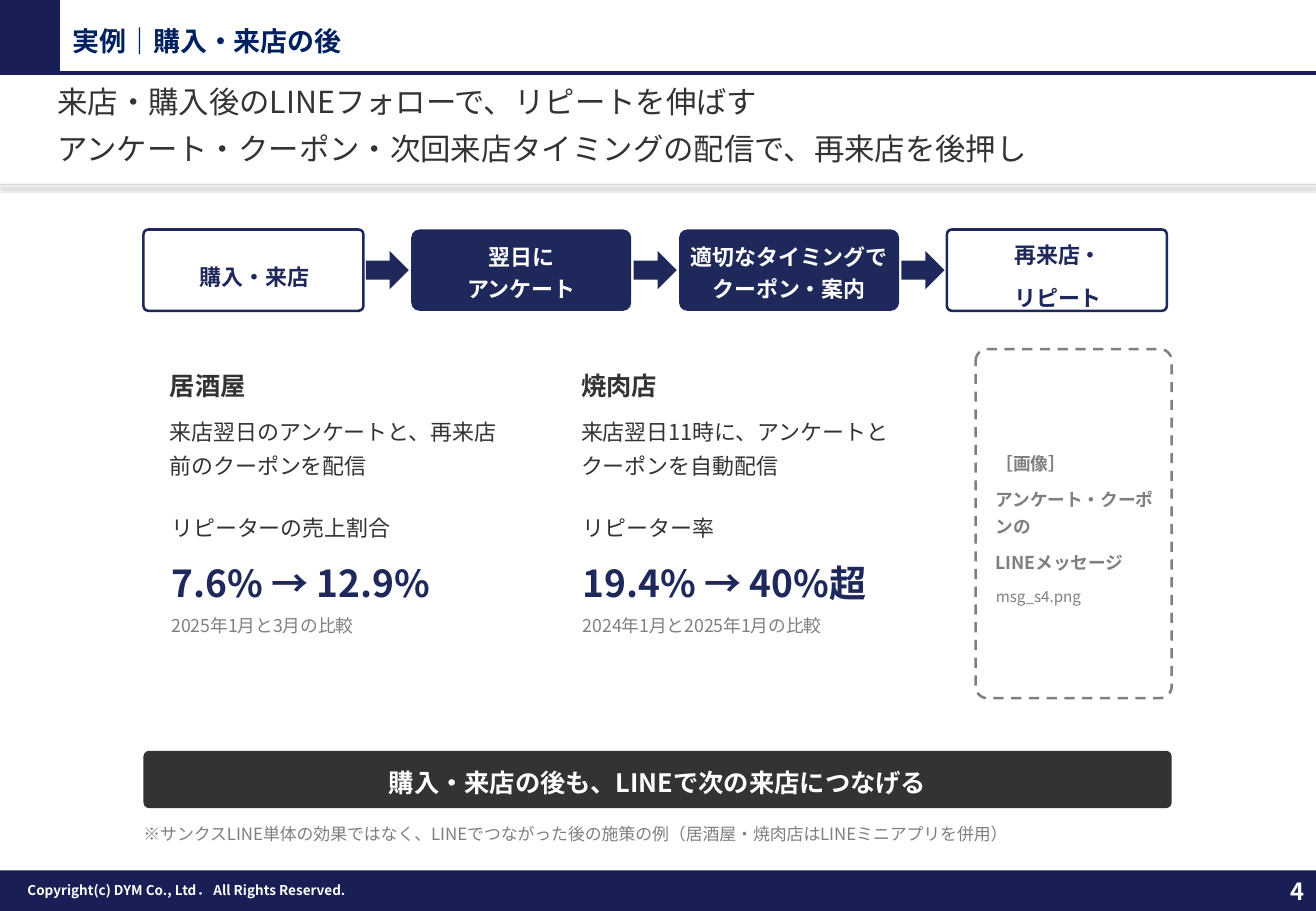
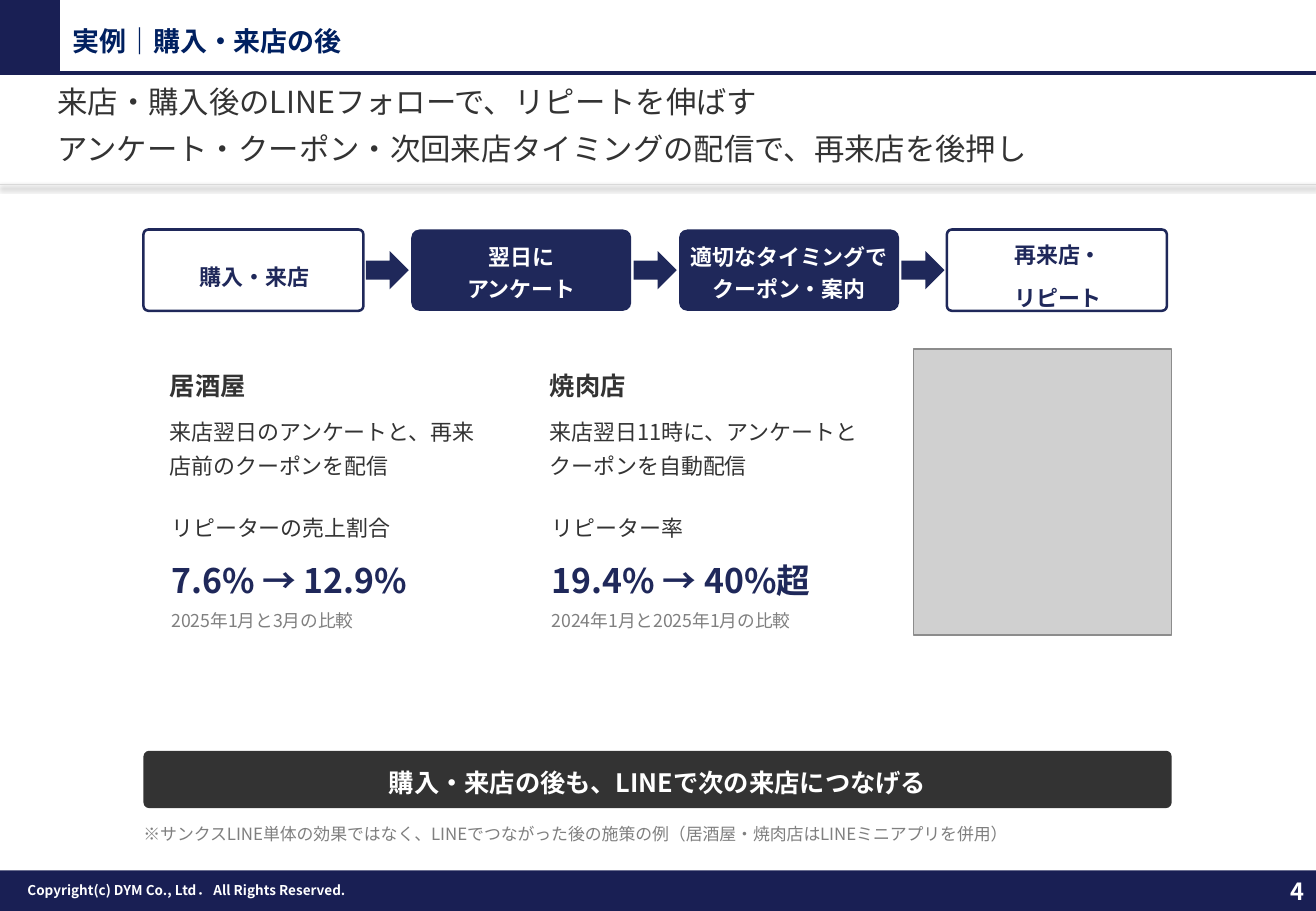
Before and after one commit to tonomura-r-dev/folder, a slide deck: slide 4 of 20261002_サンクスLINEのご提案_事例入り.pptx. Drawn at 1316x911 pixels with LibreOffice and Linux fonts; fonts in the diff are those of the drawing; grey boxes stand for pictures; background and template pictures are left out. Boxes give left, top, right and bottom in pixels: in the first picture for what was removed or moved away, otherwise in the second. Text is boxed around its words. In the diff, an @@ line names an element or a change of style, - is before the commit and + after.

```diff
--- a/20261002_サンクスLINEのご提案_事例入り.pptx
+++ b/20261002_サンクスLINEのご提案_事例入り.pptx
@@ text "居酒屋" rewrapped from box(170, 374, 496, 476) to box(170, 374, 475, 476) @@
@@ text "焼肉店": place and size @@
-text "焼肉店" at box(581, 373, 888, 476)
+text "焼肉店" at box(550, 373, 857, 476)
@@ picture added at box(914, 349, 1173, 634) @@
@@ rounded rectangle removed at box(976, 349, 1171, 697) @@
-［画像］
-アンケート・クーポンの
-LINEメッセージ
-msg_s4.png
@@ text "リピーター率": place and size @@
-text "リピーター率" at box(583, 517, 867, 634)
+text "リピーター率" at box(552, 517, 810, 629)
@@ text at box(171, 567, 407, 594): size 22 to 20 pt in "7.6% → 12.9%" @@
@@ text at box(552, 564, 810, 596): size 22 to 20 pt in "19.4% → 40%超" @@
```
Also in this commit, not shown: 2 other slides changed, 8 other files.
